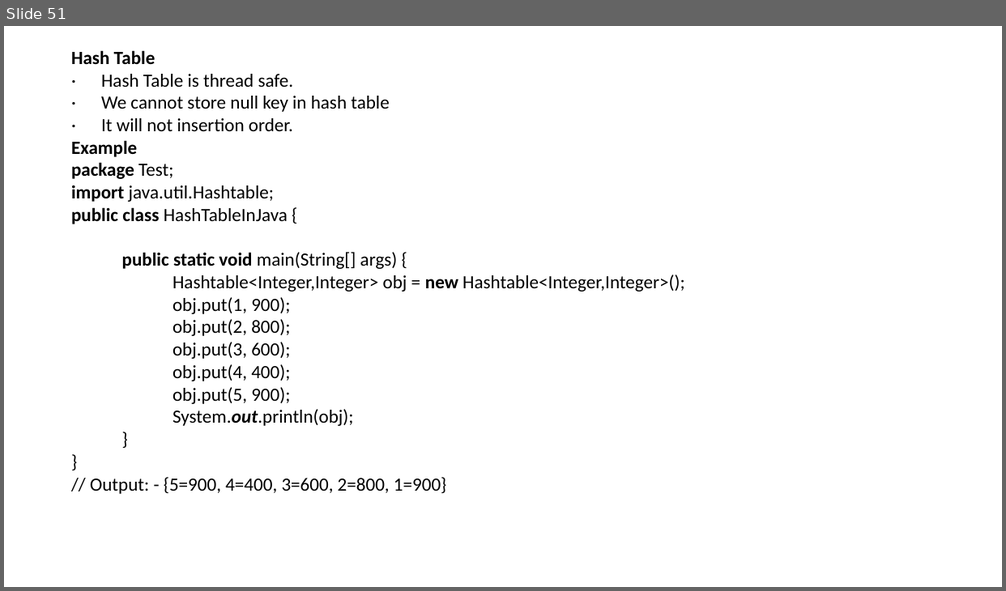
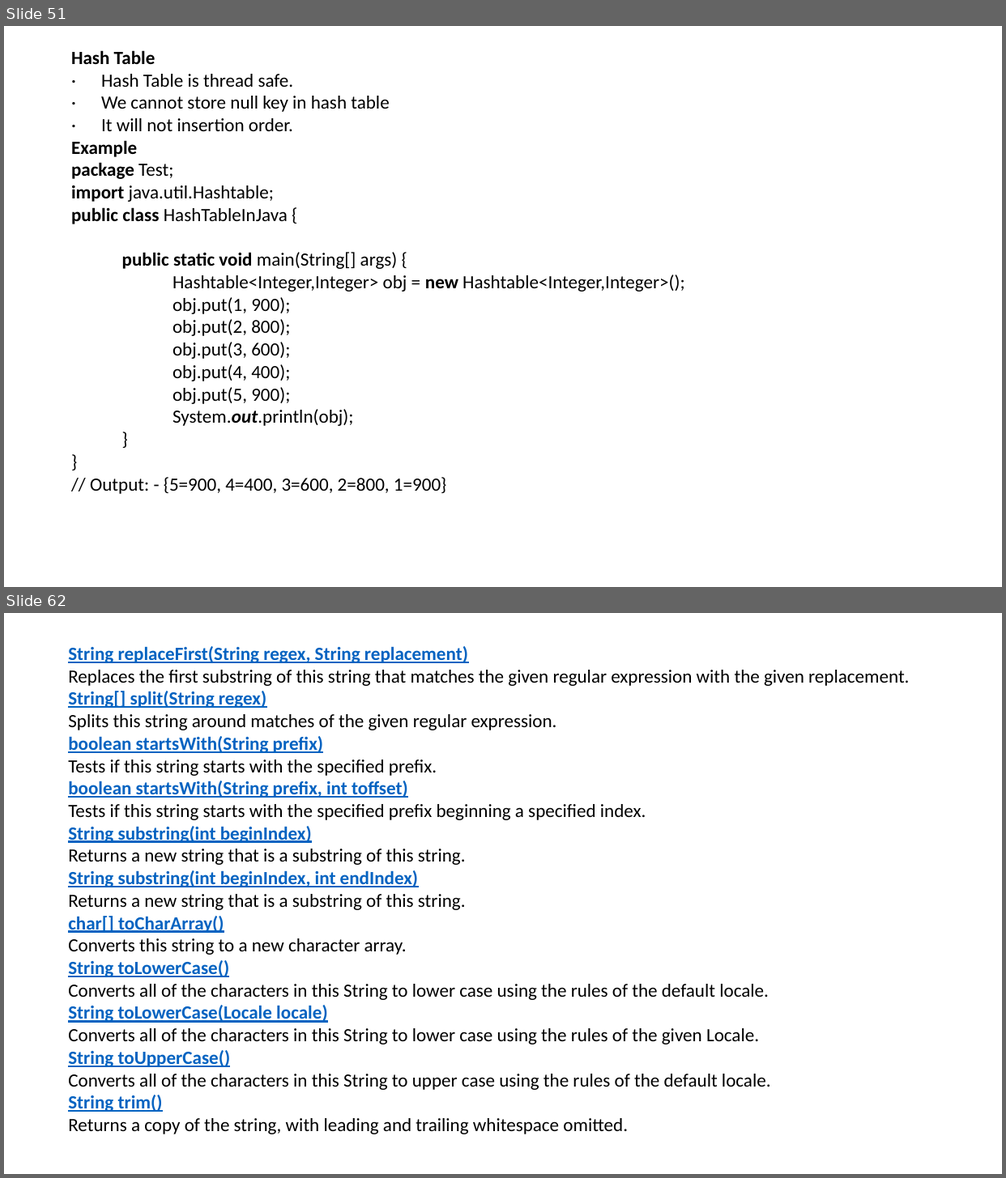
Before and after one commit to LearnByBhanuPratap/seleniumBasic, a slide deck: src/main/java/Core Java.pptx. Shown one above the other, each under a label of ours: slide 51 before the commit, slides 51 and 62 after it; the slides between them are not shown. The pictures are 1006x591 and 1006x1178 pixels, drawn with LibreOffice and Linux fonts; fonts in the diff are those of the drawing. Boxes give left, top, right and bottom in pixels: in the first picture for what was removed or moved away, otherwise in the second. Text is boxed around its words. In the diff, an @@ line names an element or a change of style, - is before the commit and + after.

```diff
--- a/src/main/java/Core Java.pptx
+++ b/src/main/java/Core Java.pptx
@@ slide 62 added at <box>4,613,1002,1174</box>, background #FFFFFF @@
@@ text added at <box>68,646,909,1135</box>, 18 pt, text #000000 @@
+String replaceFirst(String regex, String replacement)
+Replaces the first substring of this string that matches the given regular expression with the given replacement.
+String[] split(String regex)
+Splits this string around matches of the given regular expression.
+boolean startsWith(String prefix)
+Tests if this string starts with the specified prefix.
+boolean startsWith(String prefix, int toffset)
+Tests if this string starts with the specified prefix beginning a specified index.
+String substring(int beginIndex)
+Returns a new string that is a substring of this string.
+String substring(int beginIndex, int endIndex)
+Returns a new string that is a substring of this string.
+char[] toCharArray()
+Converts this string to a new character array.
+String toLowerCase()
+Converts all of the characters in this String to lower case using the rules of the default locale.
+String toLowerCase(Locale locale)
+Converts all of the characters in this String to lower case using the rules of the given Locale.
+String toUpperCase()
+Converts all of the characters in this String to upper case using the rules of the default locale.
+String trim()
+Returns a copy of the string, with leading and trailing whitespace omitted.
```
Also in this commit, not shown: 17 other slides added.
